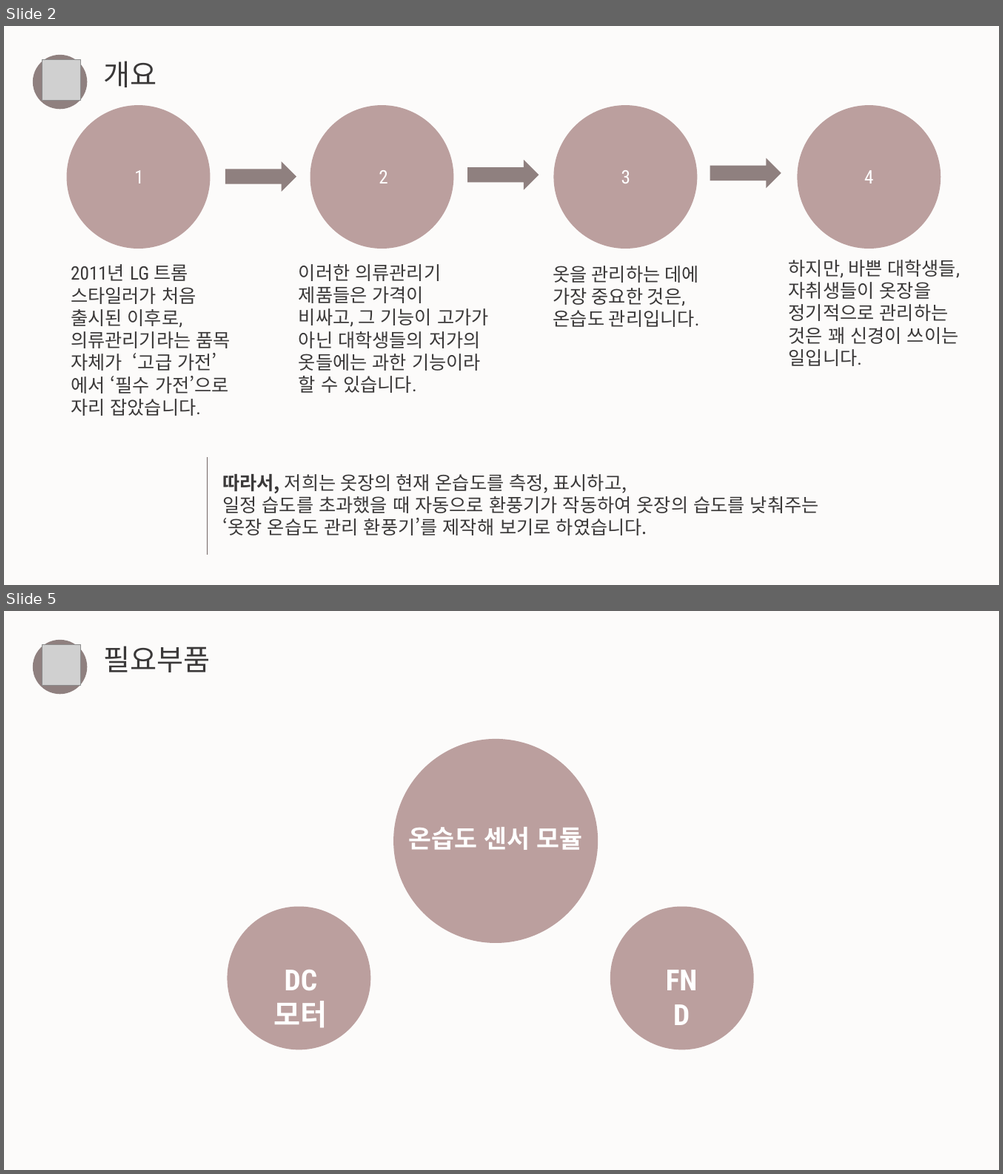
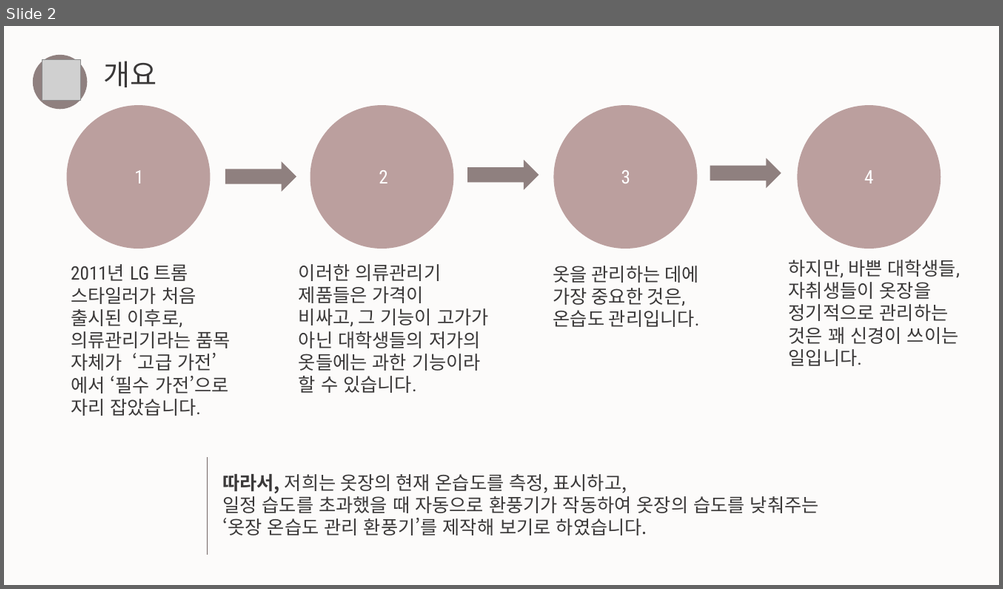
Before and after one commit to livlikwav/UOS_MPU, a slide deck: [2019마이크로프로세서]텀프로젝트 제안서_12조.pptx. Shown one above the other, each under a label of ours: slides 2 and 5 before the commit, slide 2 after it; the slides between them are not shown. The pictures are 1003x1174 and 1003x589 pixels, drawn with LibreOffice and Linux fonts; fonts in the diff are those of the drawing; grey boxes stand for pictures. Boxes give left, top, right and bottom in pixels: in the first picture for what was removed or moved away, otherwise in the second. Text is boxed around its words. In the diff, an @@ line names an element or a change of style, - is before the commit and + after.

```diff
--- a/[2019마이크로프로세서]텀프로젝트 제안서_12조.pptx
+++ b/[2019마이크로프로세서]텀프로젝트 제안서_12조.pptx
@@ slide 5 removed at (4,611,999,1170), background #FCFBFA @@
@@ ellipse removed at (33,640,88,695) @@
@@ picture removed at (42,644,81,686) @@
@@ text removed at (104,646,210,672) @@
-필요부품
@@ ellipse removed at (393,739,598,944) @@
@@ text removed at (409,827,583,850) @@
-온습도 센서 모듈
@@ ellipse removed at (227,906,370,1050) @@
@@ ellipse removed at (610,906,753,1050) @@
@@ text removed at (654,958,708,1000) @@
-FND
@@ text removed at (274,970,327,1028) @@
-DC 모터
```
Also in this commit, not shown: 3 slides changed, 2 other files.
